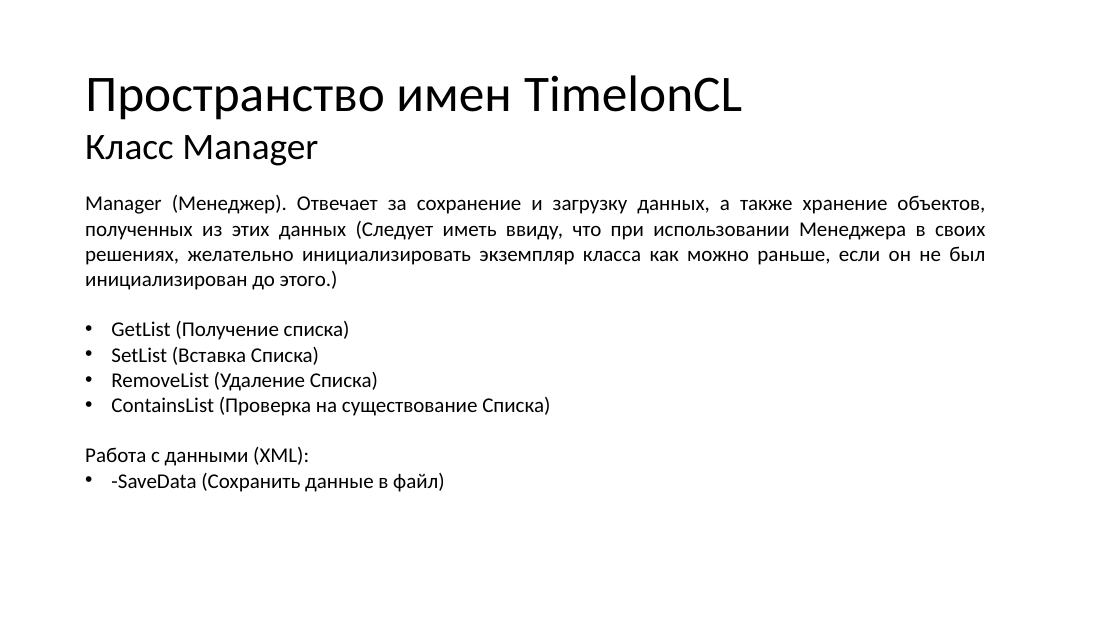
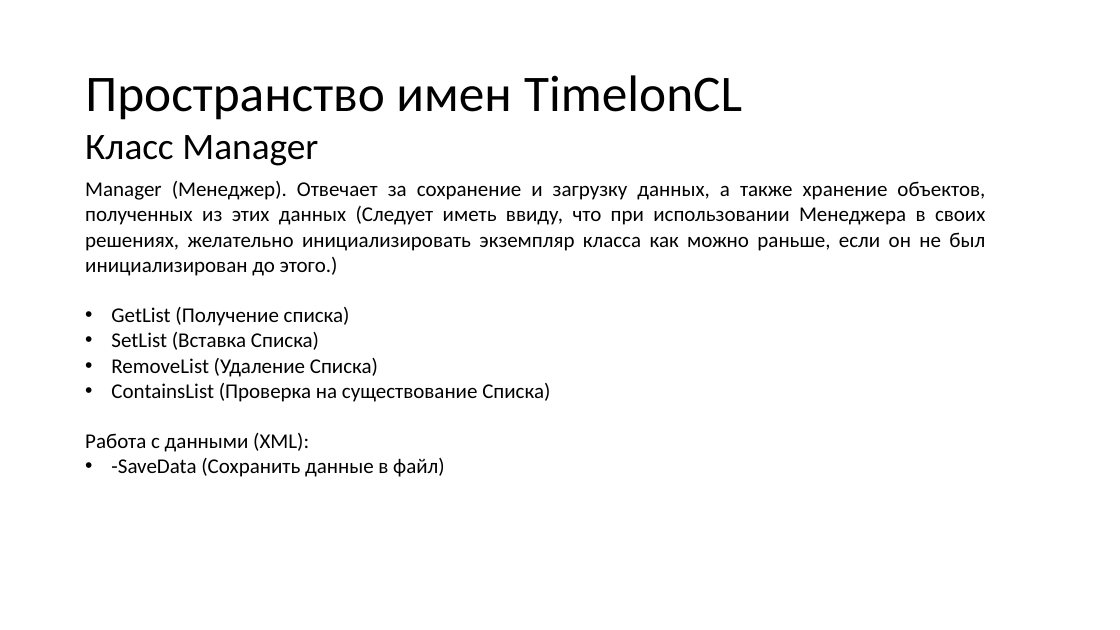
Before and after one commit to N0tilT/Timelon, a slide deck: slide 16 of docs/Timelon.pptx. Drawn at 1120x630 pixels with LibreOffice and Linux fonts; fonts in the diff are those of the drawing. Boxes give left, top, right and bottom in pixels: in the first picture for what was removed or moved away, otherwise in the second. Text is boxed around its words. In the diff, an @@ line names an element or a change of style, - is before the commit and + after.

```diff
--- a/docs/Timelon.pptx
+++ b/docs/Timelon.pptx
@@ text "Manager (Менеджер). Отвечает за сохранение ...": place and size @@
-text "Manager (Менеджер). Отвечает за сохранение ..." at (85,195,985,492)
+text "Manager (Менеджер). Отвечает за сохранение ..." at (85,181,985,477)
```
Also in this commit, not shown: 3 other slides changed.
